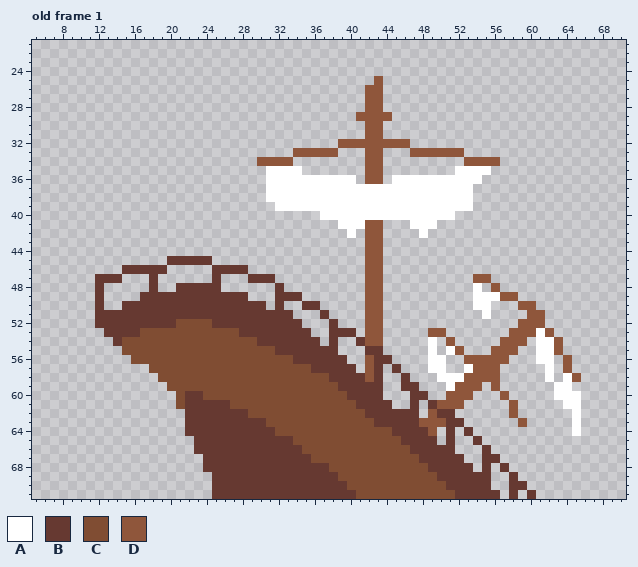
Pixel-art file, stored at Assets/Aseprites/sunked_ship.ase. The picture above is the old version.
128x72 pixels, 1 frame. Shown: old frame 1: x 5..70, y 21..71. The commit also changed other frames, which this record leaves out.
Palette (. is transparent): A #ffffff  B #663931  C #804d33  D #8f563b
Pixels before, old frame 1 (only the part around the change), first column x 5:
21 ..................................................................
22 ..................................................................
23 ..................................................................
24 ..................................................................
25 ......................................D...........................
26 .....................................DD...........................
27 .....................................DD...........................
28 .....................................DD...........................
29 ....................................DDDD..........................
30 .....................................DD...........................
31 .....................................DD...........................
32 ..................................DDDDDDDD........................
33 .............................DDDDD...DD...DDDDDD..................
34 .........................DDDD........DD.........DDDD..............
35 ..........................AAAA.......DD........AAAA...............
36 ..........................AAAAAAAAAA.DD.AAAAAAAAAA................
37 ..........................AAAAAAAAAAAAAAAAAAAAAAA.................
38 ..........................AAAAAAAAAAAAAAAAAAAAAAA.................
39 ...........................AAAAAAAAAAAAAAAAAAAAAA.................
40 ................................AAAAAAAAAAAAAAA...................
41 ..................................AAADD...AAA.....................
42 ...................................A.DD....A......................
43 .....................................DD...........................
44 .....................................DD...........................
45 ...............BBBBB.................DD...........................
46 ..........BBBBB.....BBBB.............DD...........................
47 .......BBB...B......B...BBB..........DD..........DD...............
48 .......B.....B..BBBBB......B.........DD..........A.D..............
49 .......B....BBBBBBBBBBBB...BBB.......DD..........AAADD............
50 .......B..BBBBBBBBBBBBBBBB.B..BB.....DD..........AA...DD..........
51 .......BBBBBBBBBBBBBBBBBBBBBB...B....DD...........A....DD.........
52 .......BBBBBBBBBCCCCBBBBBBBBBB...B...DD...............DDD.........
53 ........BBBBCCCCCCCCCCCBBBBBBBB..BBB.DD.....DD.......DDDAD........
54 .........BCCCCCCCCCCCCCCCBBBBBBB.B..BDD.....A.D.....DDD.AAD.......
55 ..........CCCCCCCCCCCCCCCCCBBBBBBB...BB.....A.AD...DDD..AAD.......
56 ...........CCCCCCCCCCCCCCCCCCBBBBBB..DBB....AA..DDDDD...AA.D......
57 .............CCCCCCCCCCCCCCCCCCBBBBB.DB.B...AA..ADDD.....A.D......
58 ..............CCCCCCCCCCCCCCCCCCCBBBBDB..B...AAADDDD.....A.AD.....
59 ...............CCCCCCCCCCCCCCCCCCCBBBBB..BB...ADDD.D......AA......
60 ................CBBCCCCCCCCCCCCCCCCBBBB...BB..DDD...D.....AAA.....
61 ................CBBBBBCCCCCCCCCCCCCCBBBB..B.BDDD.....D.....AA.....
62 .................BBBBBBBCCCCCCCCCCCCCBBBBBB.DBB......D......A.....
63 .................BBBBBBBBBCCCCCCCCCCCCBBBBBDDDBB......D.....A.....
64 .................BBBBBBBBBBCCCCCCCCCCCCCBBBBD.B.B...........A.....
65 ..................BBBBBBBBBBBCCCCCCCCCCCCBBBB.B..B................
66 ..................BBBBBBBBBBBBCCCCCCCCCCCCBBBBB...B...............
67 ...................BBBBBBBBBBBBCCCCCCCCCCCCBBBBB..BB..............
68 ...................BBBBBBBBBBBBBBCCCCCCCCCCCBBBBB.B.B.............
69 ....................BBBBBBBBBBBBBBCCCCCCCCCCCBBBBBB..B............
70 ....................BBBBBBBBBBBBBBBCCCCCCCCCCCBBBBB..BB...........
71 ....................BBBBBBBBBBBBBBBBCCCCCCCCCCCBBBBB.B.B..........
After:
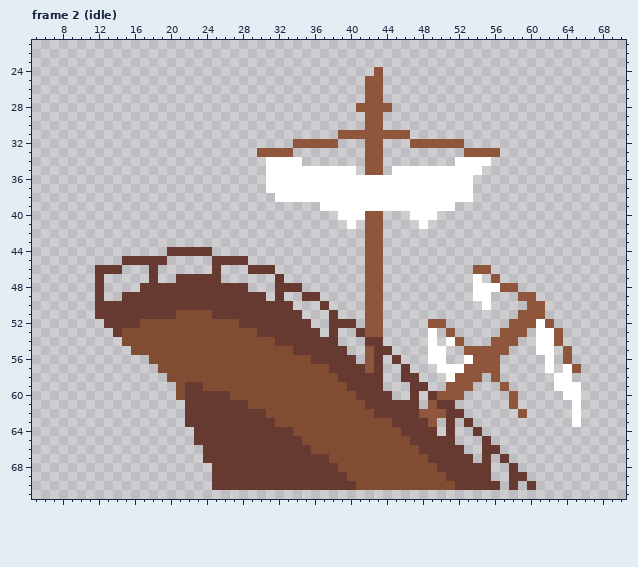
A new or re-ordered frame is compared with the old frame closest to it.
Edits made:
frames 1 -> 4
Changed rows in their new state; - is an unchanged pixel.
Frame 2 (idle) is new; against old frame 1:
first column x 12:
24 -------------------------------D----------------------
25 ------------------------------D-----------------------
28 -----------------------------D--D---------------------
29 -----------------------------.--.---------------------
31 ---------------------------DDD--DDD-------------------
32 ----------------------DDDDD...--...DDDDDD-------------
33 ------------------DDDD.....--------......DDDD---------
34 ------------------.AAAA-----------------AAAA.---------
35 -----------------------AAAAAA----AAAAAAA---.----------
36 -----------------------------AAAA---------.-----------
38 -------------------.----------------------------------
39 --------------------.....---------------..------------
40 -------------------------..---DD...---..--------------
41 ---------------------------.-.-----.-.----------------
42 ----------------------------.-------.-----------------
44 --------BBBBB-----------------------------------------
45 ---BBBBB.....BBBB-------------------------------------
46 BBB...-.------...BBB----------------------DD----------
47 -..------BBBB----...B---------------------A.D---------
48 -----B-BB-----BBB----BB--------------------AADD-------
49 ---BB------------BB--..BB-------------------...DD-----
50 -BB----------------B-B-..B----------------.----.-D----
51 ---------CCCC---------B--.B----------------.---D------
52 .----CCCC----CCC-------B---BB--------DD-------D--AD---
53 -.-CC-----------CC------B--..B-------A.D-----D--.-AD--
54 --.---------------CC-----B---.BB-------AD---D--.------
55 ---.----------------CC-----B--D-B-----A..DDD--.----.D-
56 ----..----------------CC----B---.B-------A---.---.----
57 ------.-----------------CC---B---.B--.-AAD----------AD
58 -------.------------------C---B----B--.-D--.------.A-.
59 --------.-BB---------------C------.-B--D--.-.D-------A
60 ------------BBB-------------C---B---.BD--.---.D----.--
61 ---------.-----BB------------C---BB--DBB.-----------.-
62 -----------------BB-----------C-----D-D-B-----.D------
63 -------------------B-----------CC---B-.-.B-----.------
64 ----------.---------BB-----------C---B---.B----------.
65 ----------------------B-----------C---B---.B----------
66 -----------.-----------B-----------C----B---B---------
67 ------------------------BB----------C----B--.B--------
68 ------------.-------------B----------C----B--.B-------
69 ---------------------------B----------C--------B------
70 ----------------------------B----------C----B--.B-----
71 -------------................................-.-.-----
Where, in picture pixels (left, top, right, bottom), the same in both pictures:
changed: (257, 67, 500, 238)
changed: (95, 247, 581, 499)
